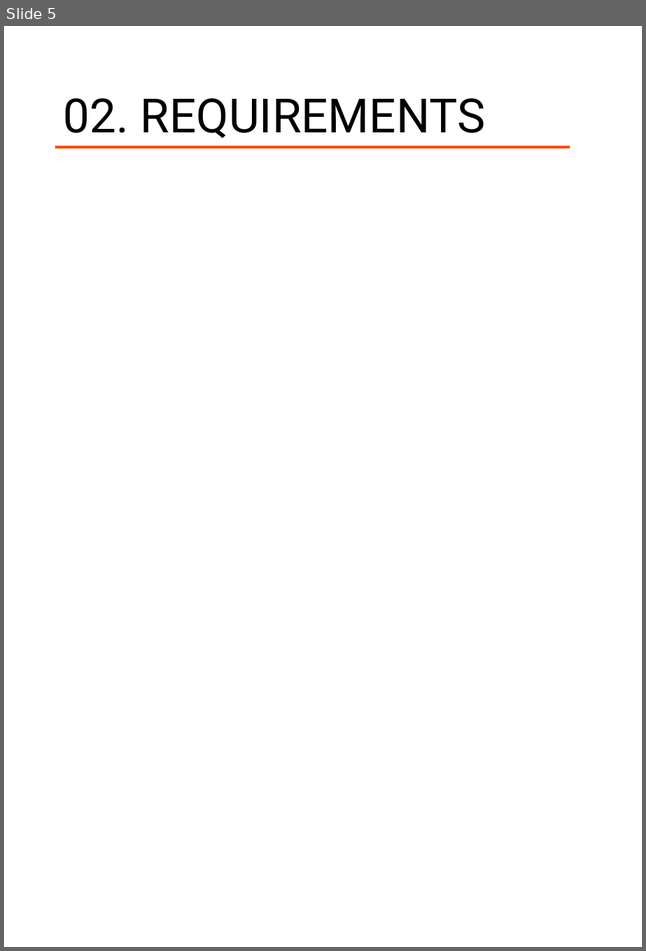
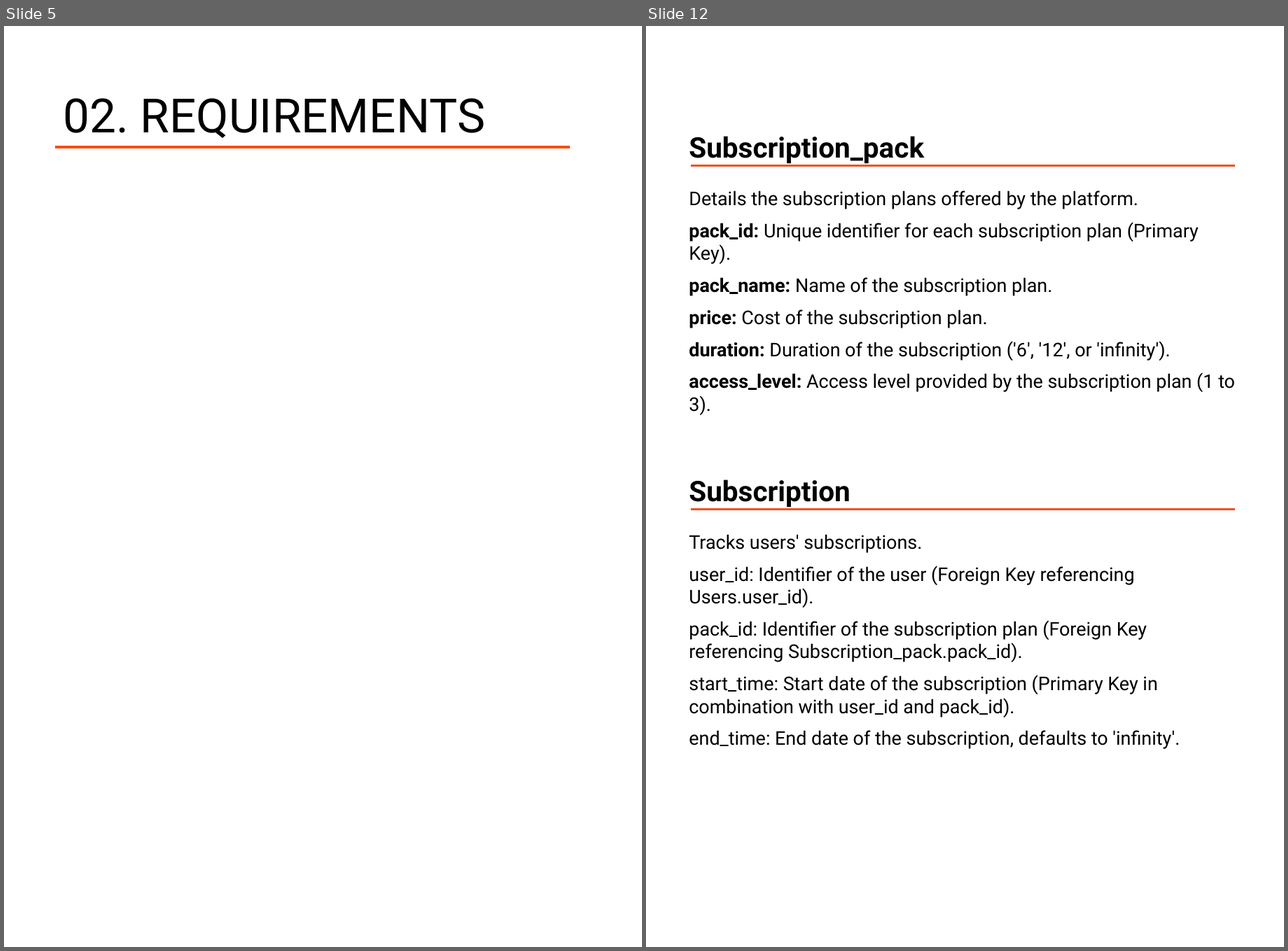
Before and after one commit to mtrung12/Movie_streaming_db, a slide deck: movie_stream_report.pptx. Shown side by side, each under a label of ours: slide 5 before the commit, slides 5 and 12 after it; the slides between them are not shown. The pictures are 646x951 and 1288x951 pixels, drawn with LibreOffice and Linux fonts; fonts in the diff are those of the drawing. Boxes give left, top, right and bottom in pixels: in the first picture for what was removed or moved away, otherwise in the second. Text is boxed around its words. In the diff, an @@ line names an element or a change of style, - is before the commit and + after.

```diff
--- a/movie_stream_report.pptx
+++ b/movie_stream_report.pptx
@@ slide 12 added at (646,26,1284,947), background #FFFFFF @@
@@ text added at (689,136,924,164), 24 pt, text #000000, bold @@
+Subscription_pack
@@ line added from (690, 165) to (1235, 165), #F05222 1.5 pt @@
@@ text added at (689,190,1235,415), 16 pt, text #000000 @@
+Details the subscription plans offered by the platform.
+pack_id: Unique identifier for each subscription plan (Primary Key).
+pack_name: Name of the subscription plan.
+price: Cost of the subscription plan.
+duration: Duration of the subscription ('6', '12', or 'infinity').
+access_level: Access level provided by the subscription plan (1 to 3).
@@ text added at (689,480,850,508), 24 pt, text #000000, bold @@
+Subscription
@@ line added from (690, 510) to (1235, 510), #F05222 1.5 pt @@
@@ text added at (689,534,1179,749), 16 pt, text #000000 @@
+Tracks users' subscriptions.
+user_id: Identifier of the user (Foreign Key referencing Users.user_id).
+pack_id: Identifier of the subscription plan (Foreign Key referencing Subscription_pack.pack_id).
+start_time: Start date of the subscription (Primary Key in combination with user_id and pack_id).
+end_time: End date of the subscription, defaults to 'infinity'.
```
Also in this commit, not shown: 1 slide changed, 13 other slides added, 1 slide removed, 10 other files.
